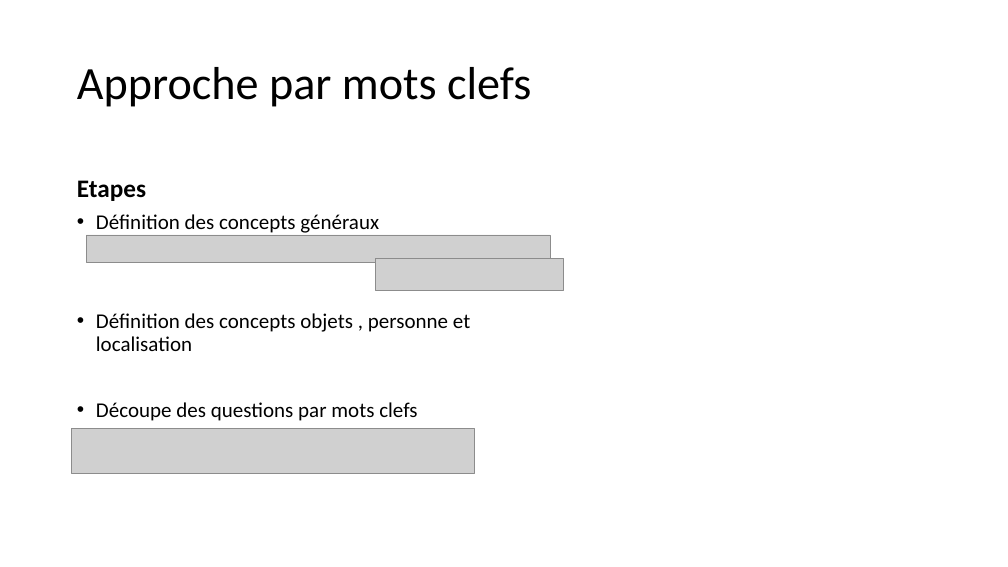
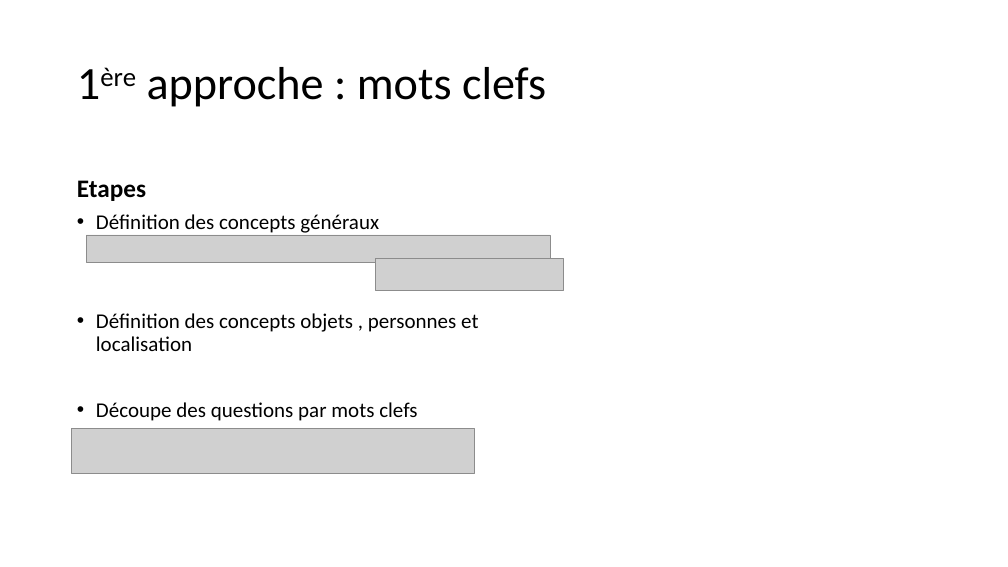
Before and after one commit to PorteAntoine/IHM_PEPPER_CPE2017, a slide deck: slide 9 of Rapport/Diapo_ihm_pepper.pptx. Drawn at 1008x567 pixels with LibreOffice and Linux fonts; fonts in the diff are those of the drawing; grey boxes stand for pictures; background and template pictures are left out. Boxes give left, top, right and bottom in pixels: in the first picture for what was removed or moved away, otherwise in the second. Text is boxed around its words. In the diff, an @@ line names an element or a change of style, - is before the commit and + after.

```diff
--- a/Rapport/Diapo_ihm_pepper.pptx
+++ b/Rapport/Diapo_ihm_pepper.pptx
@@ title at bbox=[147, 67, 546, 107]: text changed @@
-Approche par mots clefs
+1ère approche : mots clefs
@@ text at bbox=[96, 313, 478, 351]: text changed @@
-• Définition des concepts objets , personne et localisation
+• Définition des concepts objets , personnes et localisation
```
Also in this commit, not shown: 23 other slides changed.
